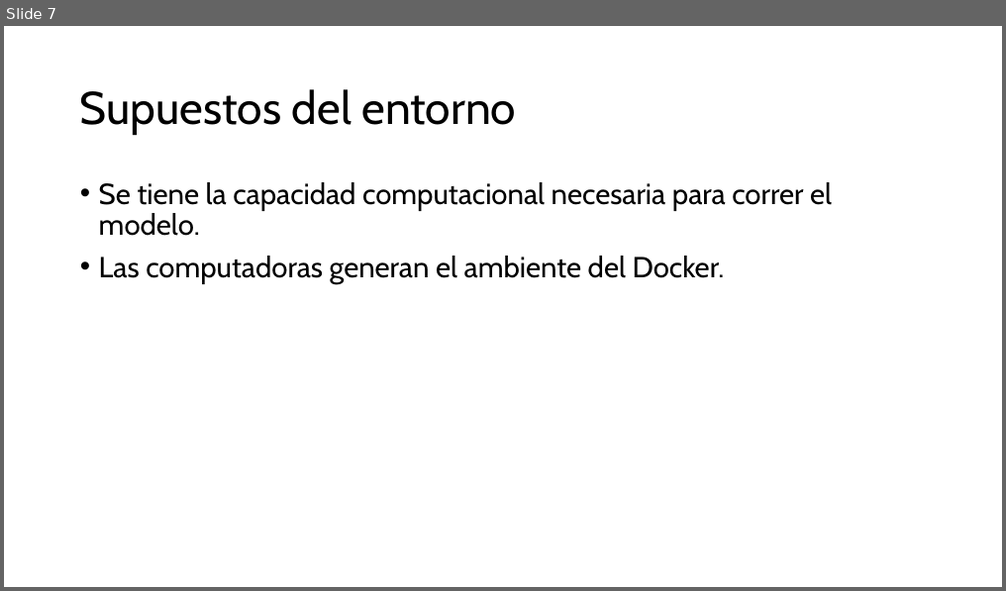
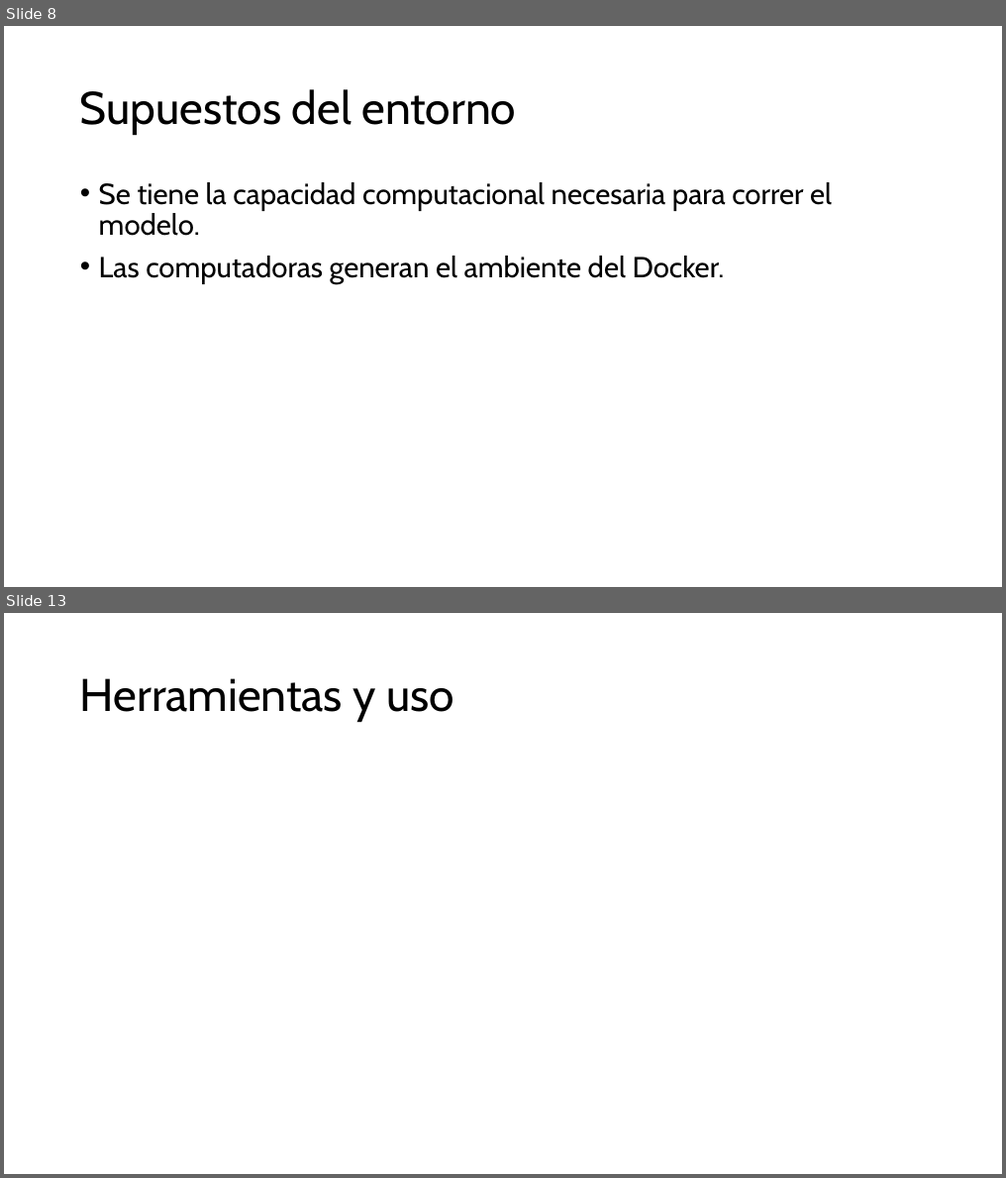
Before and after one commit to ricrod01/PROYECTO_4_DL, a slide deck: docs/Presentacion_Proyecto4.pptx. Shown one above the other, each under a label of ours: slide 7 before the commit, slides 8 and 13 after it; the slides between them are not shown. The pictures are 1006x591 and 1006x1178 pixels, drawn with LibreOffice and Linux fonts; fonts in the diff are those of the drawing. Boxes give left, top, right and bottom in pixels: in the first picture for what was removed or moved away, otherwise in the second. Text is boxed around its words. In the diff, an @@ line names an element or a change of style, - is before the commit and + after.

```diff
--- a/docs/Presentacion_Proyecto4.pptx
+++ b/docs/Presentacion_Proyecto4.pptx
@@ slide 13 added at (4,613,1002,1174), background #FFFFFF @@
@@ title added at (80,678,454,722), 44 pt, text #000000 @@
+Herramientas y uso
@@ what was slide 7 is now slide 8 @@
```
Also in this commit, not shown: 8 other slides added, 5 other files.
